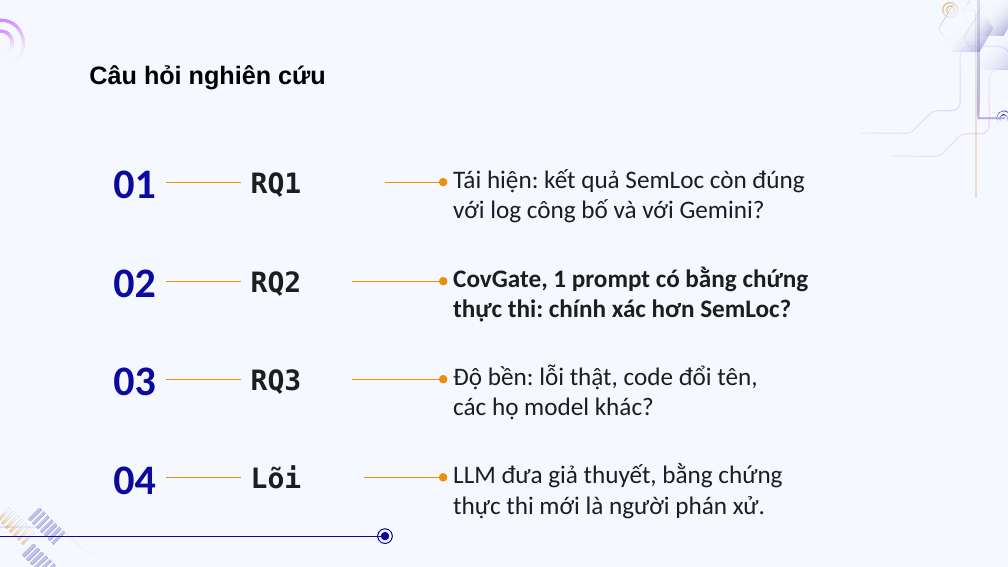
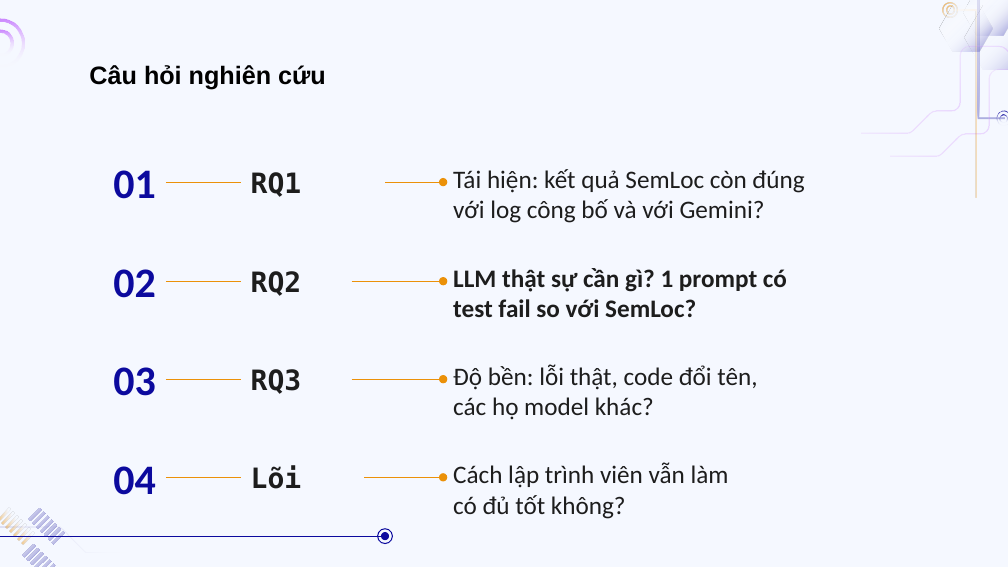
Before and after one commit to doanan293/grounded-or-guessed, a slide deck: slide 3 of docs/presentation/bao-cao-lan-2.pptx. Drawn at 1008x567 pixels with LibreOffice and Linux fonts; fonts in the diff are those of the drawing; background and template pictures are left out. Boxes give left, top, right and bottom in pixels: in the first picture for what was removed or moved away, otherwise in the second. Text is boxed around its words. In the diff, an @@ line names an element or a change of style, - is before the commit and + after.

```diff
--- a/docs/presentation/bao-cao-lan-2.pptx
+++ b/docs/presentation/bao-cao-lan-2.pptx
@@ text at (453, 268, 787, 317): text changed @@
-CovGate, 1 prompt có bằng chứng
-thực thi: chính xác hơn SemLoc?
+LLM thật sự cần gì? 1 prompt có
+test fail so với SemLoc?
@@ text at (453, 463, 729, 519): text changed @@
-LLM đưa giả thuyết, bằng chứng
-thực thi mới là người phán xử.
+Cách lập trình viên vẫn làm
+có đủ tốt không?
```
Also in this commit, not shown: 7 other slides changed, 11 other files.
